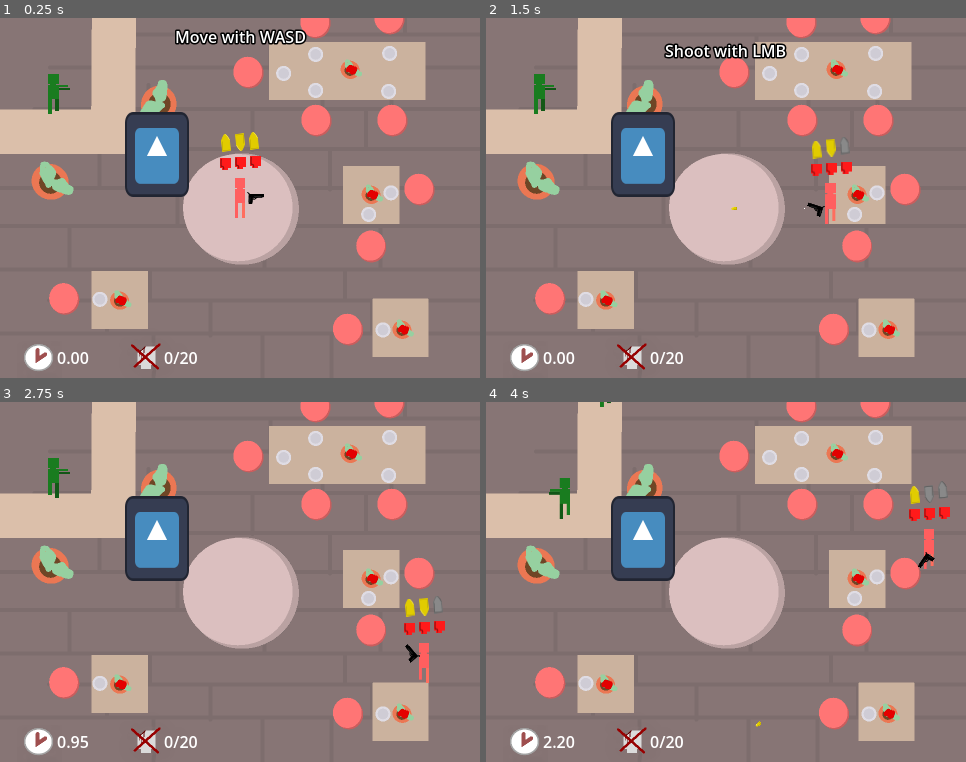
Above: before the commit, frames 1-4 (two rows, left to right).
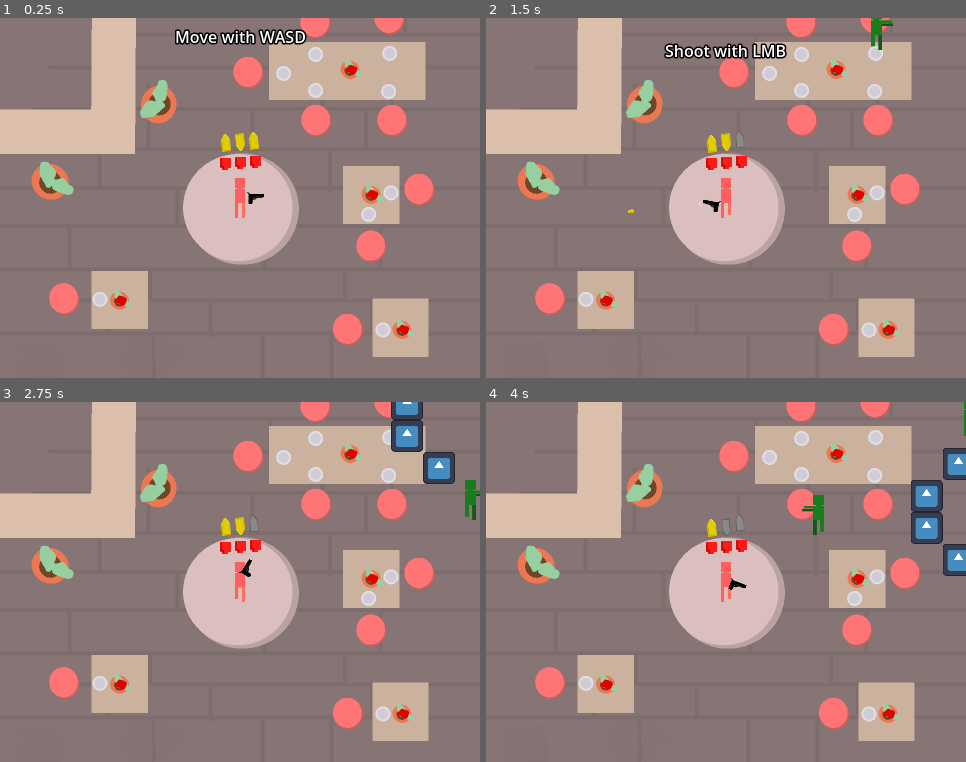
Above: after the commit, the same moments.

Repository: OgGhostJelly/Zombie-BurgerZ
Game: Godot game, scene res://objects/level/level.tscn
Same seed, same stepped clock (60 frames per second), same inputs: the game is played once before the commit and once after it. The engine's default icon, where the game draws it, is replaced by a stand-in: a white triangle on a blue panel in a dark square. Sound files missing from this copy of the repository are replaced by a short silence.
Inputs (mouse positions are in pixels of both pictures, inside the frame that each line leads up to):
- Up to frame 1 (0.25 s): no input
- Up to frame 2 (1.5 s): move the mouse to (831, 180) at 0.52 s; hold D (move_right) 0.53-1.28 s; tap U (info) at 0.6 s; move the mouse to (630, 216) at 1.27 s; hold S (move_down) from 1.28 s (still down); click (630, 216) at 1.35 s
- Up to frame 3 (2.75 s): tap U (info) at 1.55, 2.1 s; move the mouse to (288, 502) at 2.02 s; release S (move_down) at 2.03 s; hold D (move_right) from 2.03 s (still down)
- Up to frame 4 (4 s): move the mouse to (702, 654) at 2.77 s; release D (move_right) at 2.78 s; hold W (move_up) 2.78-3.53 s; tap U (info) at 2.85, 3.8 s; move the mouse to (870, 636) at 3.52 s; press the mouse at (870, 636) at 3.53 s; hold A (move_left) from 3.53 s (still down)

The runs differ from the first frame. In frame 1, 4.2% of the frame differs, in the area x 5-42%, y 15-99%; in frame 2, 5.8%; in frame 3, 7.2%; in frame 4, 7.4%, in the area x 5-100%, y 0-99%.

Commit message:
Proc gen worlds

Diff:
--- a/classes/objects/Character2D/Character2D.gd
+++ b/classes/objects/Character2D/Character2D.gd
@@ -3,7 +3,7 @@
 
 signal died
 
-@export var health: StatRangeInt
+@onready var health: StatRangeInt = $Health
 
 func _ready() -> void:
 	health.lowest.connect(func():
--- a/classes/objects/PackedSceneSupplier/PackedSceneSupplier.gd
+++ b/classes/objects/PackedSceneSupplier/PackedSceneSupplier.gd
@@ -6,3 +6,12 @@
 ## Returns the scene or [code]null[/code].
 func supply() -> PackedScene:
 	return null
+
+
+## Returns an instance of the scene or [code]null[/code].
+func supply_instance() -> Node:
+	var scene: PackedScene = supply()
+	if scene == null:
+		return null
+
+	return scene.instantiate()
--- a/objects/enemies/enemy/enemy.tscn
+++ b/objects/enemies/enemy/enemy.tscn
@@ -83,11 +83,10 @@
 [sub_resource type="CircleShape2D" id="CircleShape2D_gc0um"]
 radius = 192.0
 
-[node name="Enemy" type="CharacterBody2D" node_paths=PackedStringArray("health")]
+[node name="Enemy" type="CharacterBody2D"]
 collision_layer = 4
 collision_mask = 16
 script = ExtResource("1_2kard")
-health = NodePath("Health")
 
 [node name="Health" type="Node" parent="."]
 script = ExtResource("2_tim7i")
--- a/objects/level/level.gd
+++ b/objects/level/level.gd
@@ -1,61 +1,73 @@
 extends Node2D
 
 
+@export var structure_scenes: Array[PackedScene]
 @export var enemy_supplier: PackedSceneSupplier
+@export var tile_size: Vector2 = Vector2(32.0, 32.0)
+@export var generation_size: Vector2i = Vector2i(25, 25)
 
-@onready var enemies: Node2D = $Enemies
-@onready var spawn_path_follow: PathFollow2D = $SpawnPath/SpawnPathFollow
 @onready var player: Player = $Player
-@onready var grace_period_timer: Timer = $GracePeriodTimer
-@onready var spawn_timer: Timer = $SpawnTimer
-@onready var time_label: Label = $FrontLayer/Time
-@onready var kill_count_label: Label = $FrontLayer/KillCount
+@onready var debug_info: Control = $FrontLayer/DebugInfo
 
-var kill_count: int = 0
-var time: float = 0.0
+var generated_tiles: Dictionary = {}
+
+
+func global_to_tile(pos: Vector2) -> Vector2i:
+	return (pos - (tile_size / 2.0)).snapped(tile_size) / tile_size
+
+
+func tile_to_global_corner(pos: Vector2i) -> Vector2:
+	return (Vector2(pos.x, pos.y) * tile_size)
+
+
+func tile_to_global_center(pos: Vector2i) -> Vector2:
+	return tile_to_global_corner(pos) + (tile_size / 2.0)
 
 
 func _ready() -> void:
-	assert(enemy_supplier)
-
-	grace_period_timer.timeout.connect(func():
-		spawn_timer.paused = false)
-
-	player.health.value_changed.connect(func():
-		grace_period_timer.start()
-		spawn_timer.paused = true)
+	iterate_generation_tiles(func(pos: Vector2i) -> void:
+		generated_tiles[pos] = true)
 
 
-func _process(delta: float) -> void:
+func _process(_delta: float) -> void:
 	if Input.is_action_just_pressed(&"info"):
-		$FrontLayer/DebugInfo.visible = not $FrontLayer/DebugInfo.visible
+		debug_info.visible = not debug_info.visible
 
-	if not spawn_timer.is_stopped():
-		time += delta
-		time_label.text = "%.2f" % time
+	iterate_generation_tiles(func(pos: Vector2i) -> void:
+		if generated_tiles.has(pos):
+			return
+
+		if randf() > 0.99:
+			var obj: Node2D = structure_scenes.pick_random().instantiate()
+			if obj == null:
+				push_warning("Failed to spawn enemy instance!")
+				return
+			obj.global_position = tile_to_global_corner(pos)
+			add_child(obj)
+		elif randf() > 0.99:
+			var obj: Node2D = enemy_supplier.supply_instance()
+			if obj == null:
+				push_warning("Failed to spawn enemy instance!")
+				return
+			obj.global_position = tile_to_global_corner(pos)
+			add_child(obj)
+
+		generated_tiles[pos] = true)
 
 
-func _on_spawn_timer_timeout() -> void:
-	var enemy: PackedScene = enemy_supplier.supply()
-	if enemy == null:
-		return
-
-	spawn_path_follow.progress_ratio = randf()
-
-	var obj: Node2D = enemy.instantiate()
-	obj.global_position = spawn_path_follow.global_position
-
-	obj.died.connect(func():
-		kill_count += 1
-		kill_count_label.text = "%s/20" % kill_count)
-
-	if not FileAccess.file_exists("user://thething.save") and kill_count == 15:
-		var file: FileAccess = FileAccess.open("user://thething.save", FileAccess.WRITE)
-		file.store_line('')
-		obj.speed *= 4
-
-	enemies.add_child(obj)
+func iterate_generation_tiles(f: Callable) -> void:
+	for y in generation_size.y:
+		for x in generation_size.x:
+			var pos: Vector2i = Vector2i(x, y) - (generation_size / 2) + global_to_tile(player.global_position)
+			f.call(pos)
 
 
-func _on_player_objective_ui_finished() -> void:
-	spawn_timer.start()
+# Visualize generation_size
+	#for y in generation_size.y:
+		#for x in generation_size.x:
+			#var pos: Vector2i = Vector2i(x, y) - (generation_size / 2) + global_to_tile(player.global_position)
+			#
+			#var ratio_x: float = float(x) / generation_size.x
+			#var ratio_y: float = float(y) / generation_size.y
+			#
+			#draw_rect(Rect2(to_local(tile_to_global_corner(pos)), tile_size), Color(ratio_x, ratio_y, 1.0 - ratio_x - ratio_y))
--- a/objects/level/level.tscn
+++ b/objects/level/level.tscn
@@ -1,30 +1,26 @@
-[gd_scene load_steps=12 format=3 uid="uid://dgh2sns3omtq1"]
+[gd_scene load_steps=14 format=3 uid="uid://dgh2sns3omtq1"]
 
 [ext_resource type="PackedScene" uid="uid://j6yyqdar5jqj" path="res://objects/player/player.tscn" id="1_lmdvn"]
 [ext_resource type="Script" path="res://objects/level/level.gd" id="1_r6cjg"]
+[ext_resource type="PackedScene" uid="uid://djlpvalklhkoe" path="res://objects/structures/house.tscn" id="2_dov0f"]
 [ext_resource type="PackedScene" uid="uid://bcqf1gycu32mf" path="res://objects/enemies/enemy/enemy.tscn" id="3_5ob25"]
-[ext_resource type="Script" path="res://classes/objects/PackedSceneSupplier/SinglePackedSceneSupplier.gd" id="3_ivdfp"]
+[ext_resource type="Script" path="res://classes/objects/PackedSceneSupplier/SinglePackedSceneSupplier.gd" id="3_jnvtd"]
+[ext_resource type="PackedScene" uid="uid://cm4otjptbkni" path="res://objects/structures/corners.tscn" id="3_yyjvk"]
+[ext_resource type="PackedScene" uid="uid://b53oxi7pffpat" path="res://objects/structures/diamond.tscn" id="4_2yg2p"]
 [ext_resource type="Texture2D" uid="uid://c7abfnqb6q1w" path="res://assets/level/level-background.png" id="4_t414c"]
-[ext_resource type="Texture2D" uid="uid://ddyxu83nsy3dg" path="res://assets/level/level-decals.png" id="5_63yv8"]
+[ext_resource type="PackedScene" uid="uid://cf88p3212j3n7" path="res://objects/structures/zed.tscn" id="5_3meb5"]
 [ext_resource type="PackedScene" uid="uid://h3y3hjyf4gwx" path="res://userinterfaces/player_objective_ui/player_objective_ui.tscn" id="6_7cgiu"]
-[ext_resource type="Texture2D" uid="uid://bwomnn1sa0jb7" path="res://icon.svg" id="8_t6nc2"]
+[ext_resource type="PackedScene" uid="uid://cw1ca2g1nlorf" path="res://objects/structures/line.tscn" id="6_pl4j3"]
+[ext_resource type="PackedScene" uid="uid://dkr2borto5mhh" path="res://objects/structures/circle.tscn" id="7_sbtd5"]
 
-[sub_resource type="Resource" id="Resource_vi7tg"]
-script = ExtResource("3_ivdfp")
+[sub_resource type="Resource" id="Resource_qaipm"]
+script = ExtResource("3_jnvtd")
 scene = ExtResource("3_5ob25")
-
-[sub_resource type="Curve2D" id="Curve2D_mo7e7"]
-_data = {
-"points": PackedVector2Array(0, 0, 0, 0, -18, -16, 0, 0, 0, 0, 493, -14, 0, 0, 0, 0, 489, 374, 0, 0, 0, 0, -20, 371, 0, 0, 0, 0, -18, -16)
-}
-point_count = 5
-
-[sub_resource type="RectangleShape2D" id="RectangleShape2D_1qmjx"]
-size = Vector2(64.5, 83.5)
 
 [node name="Level" type="Node2D"]
 script = ExtResource("1_r6cjg")
-enemy_supplier = SubResource("Resource_vi7tg")
+structure_scenes = Array[PackedScene]([ExtResource("2_dov0f"), ExtResource("3_yyjvk"), ExtResource("4_2yg2p"), ExtResource("5_3meb5"), ExtResource("6_pl4j3"), ExtResource("7_sbtd5")])
+enemy_supplier = SubResource("Resource_qaipm")
 
 [node name="BackLayer" type="CanvasLayer" parent="."]
 layer = -1
@@ -34,24 +30,8 @@
 offset_bottom = 360.0
 texture = ExtResource("4_t414c")
 
-[node name="Enemies" type="Node2D" parent="."]
-
 [node name="Player" parent="." instance=ExtResource("1_lmdvn")]
 position = Vector2(240, 180)
-
-[node name="SpawnPath" type="Path2D" parent="."]
-curve = SubResource("Curve2D_mo7e7")
-
-[node name="SpawnPathFollow" type="PathFollow2D" parent="SpawnPath"]
-position = Vector2(-18, -16)
-rotation = 0.00391387
-
-[node name="SpawnTimer" type="Timer" parent="."]
-wait_time = 2.0
-
-[node name="GracePeriodTimer" type="Timer" parent="."]
-wait_time = 6.0
-one_shot = true
 
 [node name="FrontLayer" type="CanvasLayer" parent="."]
 
@@ -63,51 +43,5 @@
 grow_horizontal = 2
 grow_vertical = 2
 
-[node name="Time" type="Label" parent="FrontLayer"]
-anchors_preset = 2
-anchor_top = 1.0
-anchor_bottom = 1.0
-offset_left = 57.0
-offset_top = -32.0
-offset_right = 97.0
-offset_bottom = -9.0
-grow_vertical = 0
-text = "0.00"
-
-[node name="KillCount" type="Label" parent="FrontLayer"]
-anchors_preset = 2
-anchor_top = 1.0
-anchor_bottom = 1.0
-offset_left = 164.0
-offset_top = -32.0
-offset_right = 204.0
-offset_bottom = -9.0
-grow_vertical = 0
-text = "0/20"
-
 [node name="PlayerObjectiveUI" parent="FrontLayer" node_paths=PackedStringArray("player") instance=ExtResource("6_7cgiu")]
 player = NodePath("../../Player")
-
-[node name="Decals" type="TextureRect" parent="FrontLayer"]
-offset_right = 480.0
-offset_bottom = 360.0
-texture = ExtResource("5_63yv8")
-
-[node name="Enemy" parent="." instance=ExtResource("3_5ob25")]
-position = Vector2(54, 76)
-
-[node name="StaticBody2D" type="StaticBody2D" parent="."]
-collision_layer = 16
-collision_mask = 0
-
-[node name="CollisionShape2D" type="CollisionShape2D" parent="StaticBody2D"]
-position = Vector2(157, 136)
-shape = SubResource("RectangleShape2D_1qmjx")
-
-[node name="Sprite2D" type="Sprite2D" parent="StaticBody2D"]
-position = Vector2(157, 136.5)
-scale = Vector2(0.5, 0.664062)
-texture = ExtResource("8_t6nc2")
-
-[connection signal="timeout" from="SpawnTimer" to="." method="_on_spawn_timer_timeout"]
-[connection signal="finished" from="FrontLayer/PlayerObjectiveUI" to="." method="_on_player_objective_ui_finished"]
--- a/objects/player/player.tscn
+++ b/objects/player/player.tscn
@@ -122,5 +122,7 @@
 [node name="DamageAudio" type="AudioStreamPlayer" parent="."]
 stream = SubResource("AudioStreamRandomizer_qsqxf")
 
+[node name="Camera2D" type="Camera2D" parent="."]
+
 [connection signal="area_entered" from="HitDetector" to="." method="_on_hit_detector_area_entered"]
 [connection signal="timeout" from="InvincibilityTimer" to="." method="_on_invincibility_timer_timeout"]
--- /dev/null
+++ b/objects/structures/circle.tscn
@@ -0,0 +1,21 @@
+[gd_scene load_steps=3 format=3 uid="uid://dkr2borto5mhh"]
+
+[ext_resource type="PackedScene" uid="uid://bn68kucqfpeds" path="res://objects/structures/structure.tscn" id="1_dkw3d"]
+[ext_resource type="PackedScene" uid="uid://bcqf1gycu32mf" path="res://objects/enemies/enemy/enemy.tscn" id="2_pe0wq"]
+
+[node name="CircleStructure" instance=ExtResource("1_dkw3d")]
+
+[node name="Enemy2" parent="." index="0" instance=ExtResource("2_pe0wq")]
+position = Vector2(80, -112)
+
+[node name="Enemy3" parent="." index="1" instance=ExtResource("2_pe0wq")]
+position = Vector2(80, 48)
+
+[node name="Enemy4" parent="." index="2" instance=ExtResource("2_pe0wq")]
+position = Vector2(-80, 48)
+
+[node name="Enemy5" parent="." index="3" instance=ExtResource("2_pe0wq")]
+position = Vector2(-80, -112)
+
+[node name="TileMap" parent="." index="4"]
+layer_0/tile_data = PackedInt32Array(196607, 0, 65536, 131072, 0, 65536, 65532, 0, 65536, -65541, 0, 65536, -5, 0, 65536, 3, 0, 65536, -131068, 0, 65536, -65532, 0, 65536, -196605, 0, 65536, -131076, 0, 65536, -262145, 0, 65536, -327680, 0, 65536)
--- /dev/null
+++ b/objects/structures/corners.tscn
@@ -0,0 +1,23 @@
+[gd_scene load_steps=3 format=3 uid="uid://cm4otjptbkni"]
+
+[ext_resource type="PackedScene" uid="uid://bn68kucqfpeds" path="res://objects/structures/structure.tscn" id="1_obute"]
+[ext_resource type="PackedScene" uid="uid://bcqf1gycu32mf" path="res://objects/enemies/enemy/enemy.tscn" id="2_hk7n3"]
+
+[node name="CornersStructure" instance=ExtResource("1_obute")]
+
+[node name="Enemy" parent="." index="0" instance=ExtResource("2_hk7n3")]
+position = Vector2(-112, -112)
+
+[node name="Enemy2" parent="." index="1" instance=ExtResource("2_hk7n3")]
+position = Vector2(112, -112)
+
+[node name="Enemy3" parent="." index="2" instance=ExtResource("2_hk7n3")]
+position = Vector2(112, 112)
+
+[node name="Enemy4" parent="." index="3" instance=ExtResource("2_hk7n3")]
+position = Vector2(-112, 112)
+
+[node name="Enemy5" parent="." index="4" instance=ExtResource("2_hk7n3")]
+
+[node name="TileMap" parent="." index="5"]
+layer_0/tile_data = PackedInt32Array(-65539, 0, 65536, -131075, 0, 65536, -131074, 0, 65536, -196607, 0, 65536, -196606, 0, 65536, -131070, 0, 65536, 65538, 0, 65536, 131074, 0, 65536, 131073, 0, 65536, 131069, 0, 65536, 196605, 0, 65536, 196606, 0, 65536)
--- /dev/null
+++ b/objects/structures/diamond.tscn
@@ -0,0 +1,23 @@
+[gd_scene load_steps=3 format=3 uid="uid://b53oxi7pffpat"]
+
+[ext_resource type="PackedScene" uid="uid://bn68kucqfpeds" path="res://objects/structures/structure.tscn" id="1_viwl7"]
+[ext_resource type="PackedScene" uid="uid://bcqf1gycu32mf" path="res://objects/enemies/enemy/enemy.tscn" id="2_prnko"]
+
+[node name="DiamondStructure" instance=ExtResource("1_viwl7")]
+
+[node name="Enemy" parent="." index="0" instance=ExtResource("2_prnko")]
+position = Vector2(-16, -16)
+
+[node name="Enemy2" parent="." index="1" instance=ExtResource("2_prnko")]
+position = Vector2(16, -16)
+
+[node name="Enemy3" parent="." index="2" instance=ExtResource("2_prnko")]
+position = Vector2(16, 16)
+
+[node name="Enemy4" parent="." index="3" instance=ExtResource("2_prnko")]
+position = Vector2(-16, 16)
+
+[node name="Enemy5" parent="." index="4" instance=ExtResource("2_prnko")]
+
+[node name="TileMap" parent="." index="5"]
+layer_0/tile_data = PackedInt32Array(-131073, 0, 65536, -196608, 0, 65536, -65534, 0, 65536, 2, 0, 65536, -3, 0, 65536, 65533, 0, 65536, 196607, 0, 65536, 131072, 0, 65536)
--- /dev/null
+++ b/objects/structures/house.tscn
@@ -0,0 +1,21 @@
+[gd_scene load_steps=3 format=3 uid="uid://djlpvalklhkoe"]
+
+[ext_resource type="PackedScene" uid="uid://bn68kucqfpeds" path="res://objects/structures/structure.tscn" id="1_8b7go"]
+[ext_resource type="PackedScene" uid="uid://bcqf1gycu32mf" path="res://objects/enemies/enemy/enemy.tscn" id="1_oh3qj"]
+
+[node name="HouseStructure" instance=ExtResource("1_8b7go")]
+
+[node name="Enemy" parent="." index="0" instance=ExtResource("1_oh3qj")]
+position = Vector2(48, -48)
+
+[node name="Enemy2" parent="." index="1" instance=ExtResource("1_oh3qj")]
+position = Vector2(48, 48)
+
+[node name="Enemy3" parent="." index="2" instance=ExtResource("1_oh3qj")]
+position = Vector2(-48, 48)
+
+[node name="Enemy4" parent="." index="3" instance=ExtResource("1_oh3qj")]
+position = Vector2(-48, -48)
+
+[node name="TileMap" parent="." index="4"]
+layer_0/tile_data = PackedInt32Array(262142, 0, 65536, 262143, 0, 65536, 196608, 0, 65536, 196609, 0, 65536, 196610, 0, 65536, 196611, 0, 65536, 131075, 0, 65536, 65539, 0, 65536, 3, 0, 65536, -65533, 0, 65536, -131069, 0, 65536, -196605, 0, 65536, -262141, 0, 65536, -262142, 0, 65536, -262143, 0, 65536, -262144, 0, 65536, -196609, 0, 65536, -196610, 0, 65536, -196611, 0, 65536, -196612, 0, 65536, -131076, 0, 65536, 262141, 0, 65536, 262140, 0, 65536, 196604, 0, 65536, 131068, 0, 65536, -65540, 0, 65536)
--- /dev/null
+++ b/objects/structures/line.tscn
@@ -0,0 +1,27 @@
+[gd_scene load_steps=3 format=3 uid="uid://cw1ca2g1nlorf"]
+
+[ext_resource type="PackedScene" uid="uid://bn68kucqfpeds" path="res://objects/structures/structure.tscn" id="1_s1wf5"]
+[ext_resource type="PackedScene" uid="uid://bcqf1gycu32mf" path="res://objects/enemies/enemy/enemy.tscn" id="2_87ply"]
+
+[node name="LineStructure" instance=ExtResource("1_s1wf5")]
+
+[node name="Enemy" parent="." index="0" instance=ExtResource("2_87ply")]
+position = Vector2(-144, -80)
+
+[node name="Enemy2" parent="." index="1" instance=ExtResource("2_87ply")]
+position = Vector2(144, -80)
+
+[node name="Enemy3" parent="." index="2" instance=ExtResource("2_87ply")]
+position = Vector2(144, 48)
+
+[node name="Enemy4" parent="." index="3" instance=ExtResource("2_87ply")]
+position = Vector2(-144, 48)
+
+[node name="Enemy5" parent="." index="4" instance=ExtResource("2_87ply")]
+position = Vector2(-16, -80)
+
+[node name="Enemy6" parent="." index="5" instance=ExtResource("2_87ply")]
+position = Vector2(-16, 48)
+
+[node name="TileMap" parent="." index="6"]
+layer_0/tile_data = PackedInt32Array(-6, 0, 65536, -5, 0, 65536, -4, 0, 65536, -65533, 0, 65536, -65532, 0, 65536, -65531, 0, 65536, -65534, 0, 65536, -65535, 0, 65536, -65536, 0, 65536, -1, 0, 65536, -2, 0, 65536, -3, 0, 65536)
--- /dev/null
+++ b/objects/structures/structure.tscn
@@ -0,0 +1,17 @@
+[gd_scene load_steps=4 format=3 uid="uid://bn68kucqfpeds"]
+
+[ext_resource type="PackedScene" uid="uid://ypiqoxs6l2ty" path="res://objects/wall/wall.tscn" id="1_2icup"]
+
+[sub_resource type="TileSetScenesCollectionSource" id="TileSetScenesCollectionSource_b4o6y"]
+resource_name = "Walls"
+scenes/1/scene = ExtResource("1_2icup")
+
+[sub_resource type="TileSet" id="TileSet_6i6wy"]
+tile_size = Vector2i(32, 32)
+sources/0 = SubResource("TileSetScenesCollectionSource_b4o6y")
+
+[node name="Structure" type="Node2D"]
+
+[node name="TileMap" type="TileMap" parent="."]
+tile_set = SubResource("TileSet_6i6wy")
+format = 2
--- /dev/null
+++ b/objects/structures/zed.tscn
@@ -0,0 +1,27 @@
+[gd_scene load_steps=3 format=3 uid="uid://cf88p3212j3n7"]
+
+[ext_resource type="PackedScene" uid="uid://bn68kucqfpeds" path="res://objects/structures/structure.tscn" id="1_auoek"]
+[ext_resource type="PackedScene" uid="uid://bcqf1gycu32mf" path="res://objects/enemies/enemy/enemy.tscn" id="2_1up87"]
+
+[node name="ZedStructure" instance=ExtResource("1_auoek")]
+
+[node name="Enemy" parent="." index="0" instance=ExtResource("2_1up87")]
+position = Vector2(-16, -80)
+
+[node name="Enemy2" parent="." index="1" instance=ExtResource("2_1up87")]
+position = Vector2(80, -80)
+
+[node name="Enemy3" parent="." index="2" instance=ExtResource("2_1up87")]
+position = Vector2(16, -16)
+
+[node name="Enemy4" parent="." index="3" instance=ExtResource("2_1up87")]
+position = Vector2(-80, 48)
+
+[node name="Enemy5" parent="." index="4" instance=ExtResource("2_1up87")]
+position = Vector2(-48, -16)
+
+[node name="Enemy6" parent="." index="5" instance=ExtResource("2_1up87")]
+position = Vector2(-16, 48)
+
+[node name="TileMap" parent="." index="6"]
+layer_0/tile_data = PackedInt32Array(-196611, 0, 65536, -196610, 0, 65536, -196609, 0, 65536, -262144, 0, 65536, -262143, 0, 65536, -262142, 0, 65536, 196606, 0, 65536, 196607, 0, 65536, 131072, 0, 65536, 131073, 0, 65536, 131074, 0, 65536, 196605, 0, 65536, 131070, 0, 65536, 65535, 0, 65536, -1, 0, 65536, -131072, 0, 65536, -196607, 0, 65536)
--- /dev/null
+++ b/objects/wall/wall.tscn
@@ -0,0 +1,17 @@
+[gd_scene load_steps=3 format=3 uid="uid://ypiqoxs6l2ty"]
+
+[ext_resource type="Texture2D" uid="uid://bwomnn1sa0jb7" path="res://icon.svg" id="1_bbjju"]
+
+[sub_resource type="RectangleShape2D" id="RectangleShape2D_sbxpu"]
+size = Vector2(32, 32)
+
+[node name="Wall" type="StaticBody2D"]
+collision_layer = 16
+collision_mask = 0
+
+[node name="CollisionShape2D" type="CollisionShape2D" parent="."]
+shape = SubResource("RectangleShape2D_sbxpu")
+
+[node name="Sprite2D" type="Sprite2D" parent="."]
+scale = Vector2(0.25, 0.25)
+texture = ExtResource("1_bbjju")
Not shown, changed: export_presets.cfg
